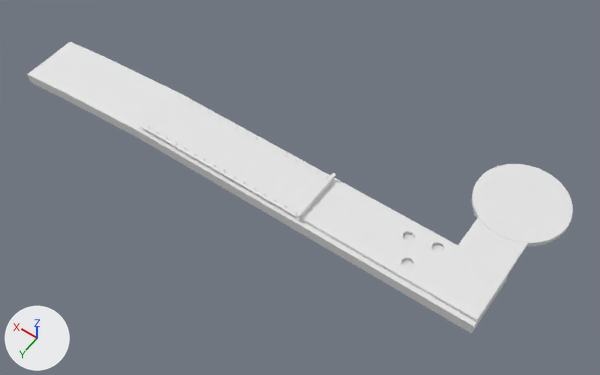
Renders of the FBX model Assets/3D Models/Level 1/Level_1_Layout.fbx from each side of a commit.
The view is the same before and after, from a 50 mm camera at (-328.0, 239.0, 384.0) aimed at (-144.0, -19.0, -20.0). The axes (+X, +Y, +Z) are drawn at lower left. The lights are the same throughout. The picture after the commit comes second. Where no turn or scale is listed for an object, it has been applied to the vertices.

The first picture shows 'Boss_Room', 'Muelle_piso', 'Playa', 'Street_1' and 2 more.
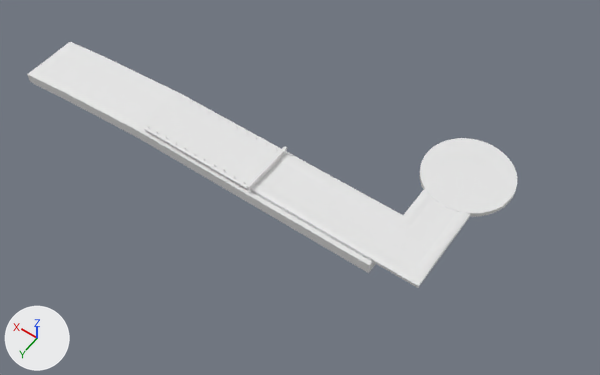
Where the newer file only moved an object's origin or applied its transform, the numbers keep the older frame.

What changed in the scene script:
```text
Change me_cube_005:
    used by ob_boss_room; location = (0.0, 0.0, 0.0)
    remove me_cube_005.from_pydata(...)  # 288 vertices, 286 faces; spans x -293.3..-237.4, y -92.9..-36.9, z 5.5..8.6
    add me_cube_005.from_pydata(...)  # 288 vertices, 286 faces; spans x -259.0..-203.1, y -92.9..-36.9, z 5.5..8.6
    me_cube_005 part 3: the whole mesh is moved by (34.3, 0.0, 0.0)
Change me_cube_007:
    used by ob_playa; location = (0.0, 0.0, 0.0)
    before: 185 (-280.0, -19.0, 6.0) at pixel (508, 273), 186 (-280.0, -19.0, 4.0) at pixel (507, 275), 187 (-280.0, 20.0, 4.0) at pixel (473, 328), 188 (-280.0, 20.0, 6.0) at pixel (473, 326), 189 (-280.0, 20.0, -1.0) at pixel (471, 333)
    before: 190 (-280.0, -19.0, -1.0) at pixel (506, 280)
    remove me_cube_007.from_pydata(...)  # 191 vertices, 184 faces; spans x -280.0..50.0, y -19.0..20.0, z -10.0..6.0
    add me_cube_007.from_pydata(...)  # 191 vertices, 184 faces; spans x -217.0..50.0, y -19.0..20.0, z -10.0..6.0
    me_cube_007 part 4
    add for i in [*range(185, 191)]: me_cube_007.vertices[i].co += Vector((63.0, 0.0, 0.0))
    me_cube_007.vertices[176].co: (-86.0, 20.0, -1.0) -> (-160.0, 20.0, -1.0)  # pixel (184, 165) -> pixel (283, 223)
    me_cube_007.vertices[177].co: (-86.0, -19.0, -1.0) -> (-160.0, -19.0, -1.0)
Change me_cube_008:
    used by ob_street_1; location = (0.0, 0.0, 0.0); rotation_euler = (0.0, 0.0, 3.142), in degrees (0, 0, 180)
    remove me_cube_008.from_pydata(...)  # 294 vertices, 318 faces; spans x 169.7..280.4, y -16.8..42.2, z 6.2..8.2
    add me_cube_008.from_pydata(...)  # 24 vertices, 11 faces; spans x -245.7..-135.1, y -42.2..16.8, z 6.2..8.2
    me_cube_008 part 1: 294 vertices removed from x 169.7..280.4, y -16.8..42.2, z 6.2..8.2
    me_cube_008 part 2: 24 vertices added at x -245.7..-135.1, y -42.2..16.8, z 6.2..8.2
Add me_plane_006:
    me_plane_006.from_pydata(...)  # 432 vertices, 432 faces; spans x -245.7..-135.0, y -39.0..16.8, z 7.8..8.7
Add me_plane_005:
    me_plane_005.from_pydata(...)  # 432 vertices, 432 faces; spans x -222.5..-135.0, y -38.9..-9.5, z 7.8..8.7
Change ob_street_1:
    ob_street_1.rotation_euler: (0.0, 0.0, 3.142) -> (0.0, 0.0, 0.0)  # degrees (0, 0, 180) -> degrees (0, 0, 0)
Add ob_plane_002:
    ob_plane_002 = bpy.data.objects.new('Plane.002', me_plane_006)
    ob_plane_002.location = (0.0, 0.0, 0.0)
Add ob_plane_001:
    ob_plane_001 = bpy.data.objects.new('Plane.001', me_plane_005)
    ob_plane_001.location = (0.0, 0.0, 0.0)
```

Pixel boxes [x1, y1, x2, y2] of what changed, in the pictures (600 x 375 px; the box of a moved part takes in the faces that stretch with it):
'Street_1', reshaped, turned
    before: [301, 180, 528, 322]
    after: [251, 161, 471, 288]
'Playa', reshaped (22% narrower, 21% shorter)
    before: [27, 42, 508, 334]
    after: [27, 42, 403, 273]
'Boss_Room', moved
    before: [472, 164, 573, 246]
    after: [420, 138, 517, 217]
'Plane.002', added
    after: [252, 182, 469, 281]
'Plane.001', added
    after: [279, 153, 432, 227]
part 1 of me_cube_008, deleted
    before: [301, 180, 528, 322]
part 2 of me_cube_008, added
    after: [251, 161, 471, 288]
part 4 of me_cube_007, moved or reshaped
    before: [138, 118, 508, 334]
    after: [138, 119, 403, 273]
